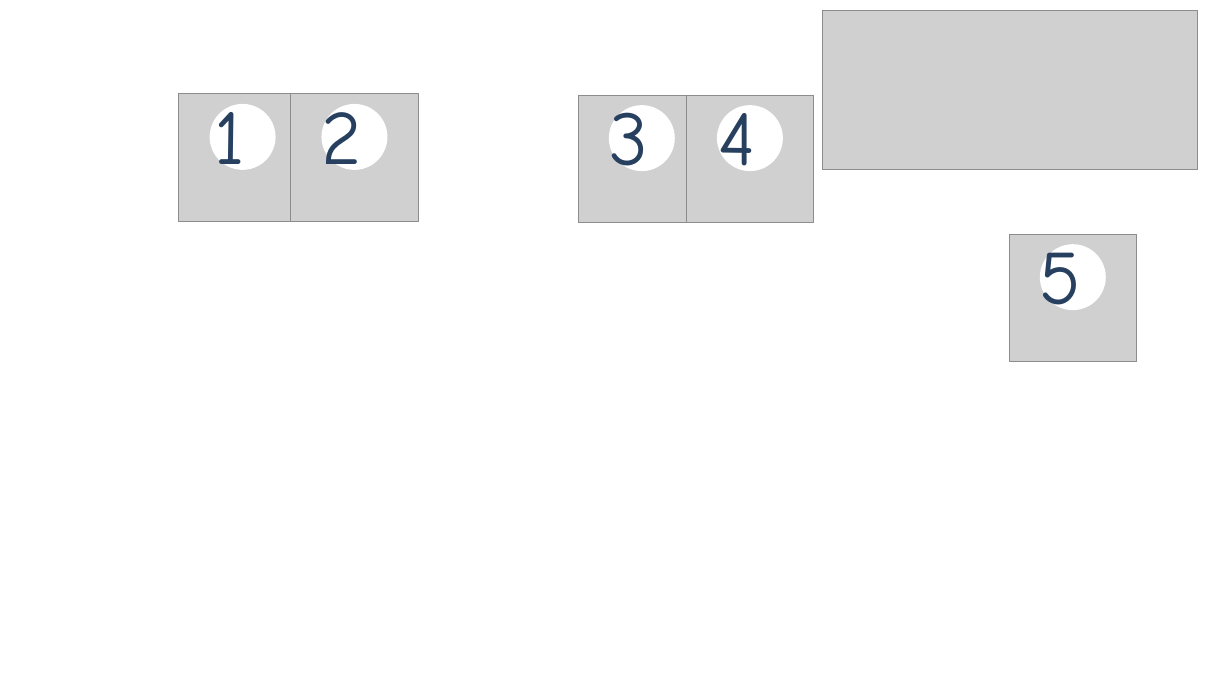
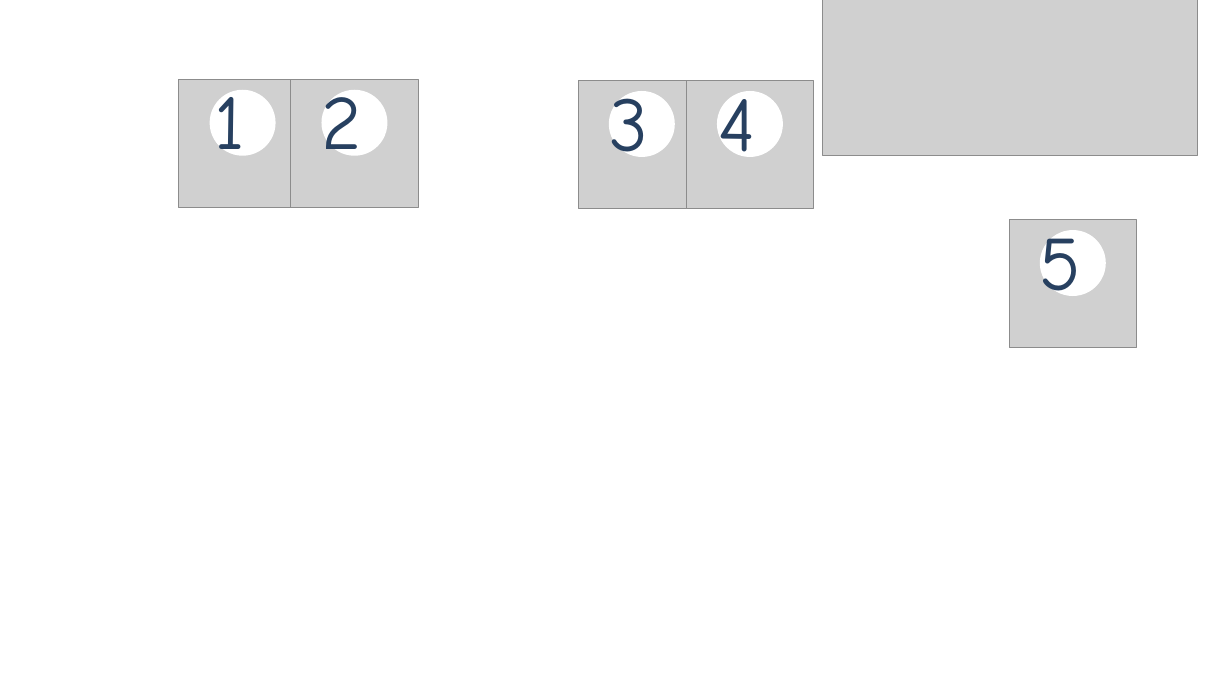
Before and after one commit to teamET/2018.perform, a slide deck: slide 2 of api-server/routes/linebot_mapImg/マップ画像編集用.pptx. Drawn at 1232x693 pixels with LibreOffice and Linux fonts; fonts in the diff are those of the drawing; grey boxes stand for pictures; background and template pictures are left out. Boxes give left, top, right and bottom in pixels: in the first picture for what was removed or moved away, otherwise in the second. Text is boxed around its words. In the diff, an @@ line names an element or a change of style, - is before the commit and + after.

```diff
--- a/api-server/routes/linebot_mapImg/マップ画像編集用.pptx
+++ b/api-server/routes/linebot_mapImg/マップ画像編集用.pptx
@@ 6 pictures, 5 texts, 5 ellipses: place and size @@
-6 pictures, 5 texts, 5 ellipses at <box>179,10,1199,361</box>
+6 pictures, 5 texts, 5 ellipses at <box>179,0,1199,348</box>
```
Also in this commit, not shown: 1 other slide changed, 8 slides added, 8 slides removed, 44 other files.
